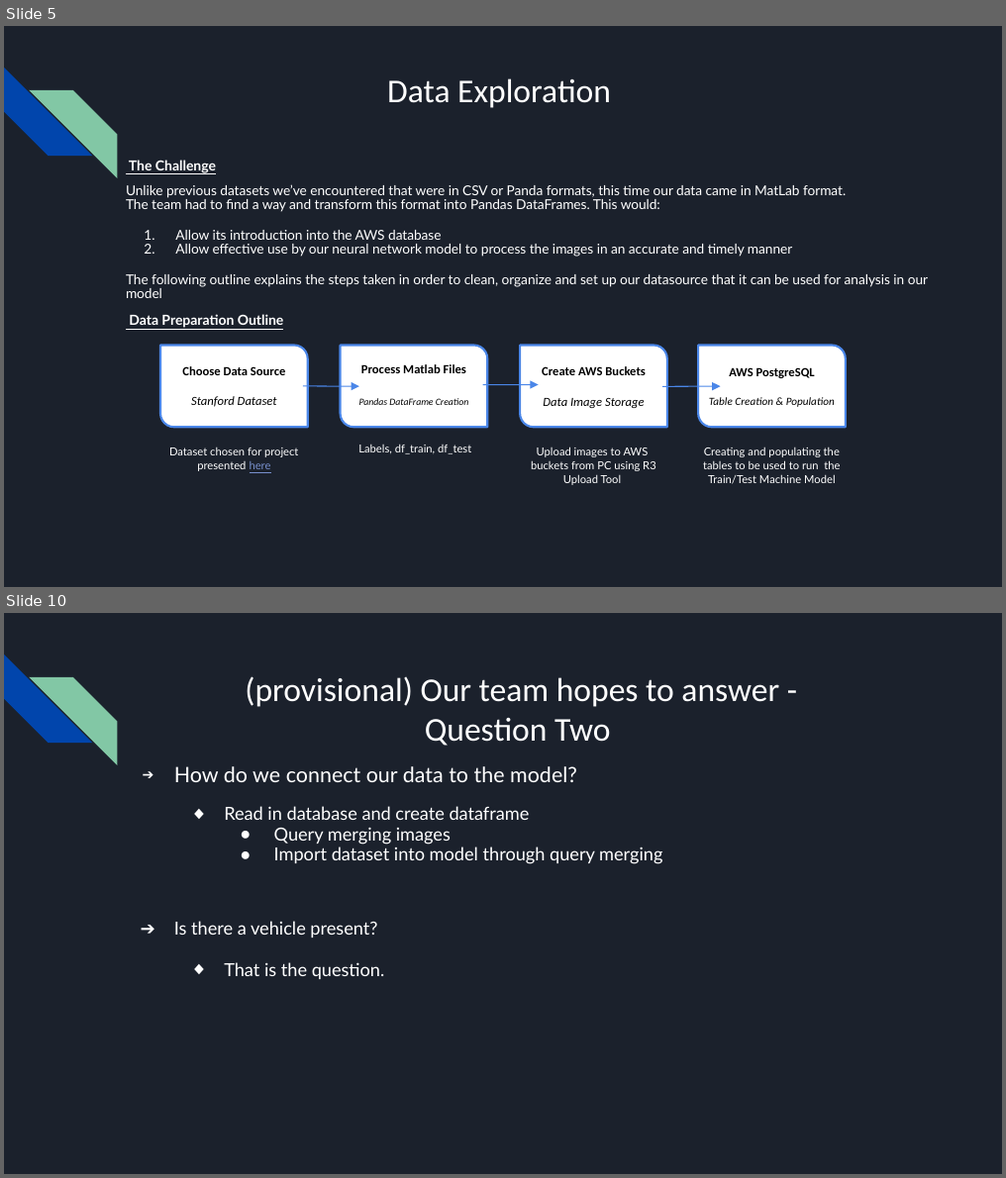
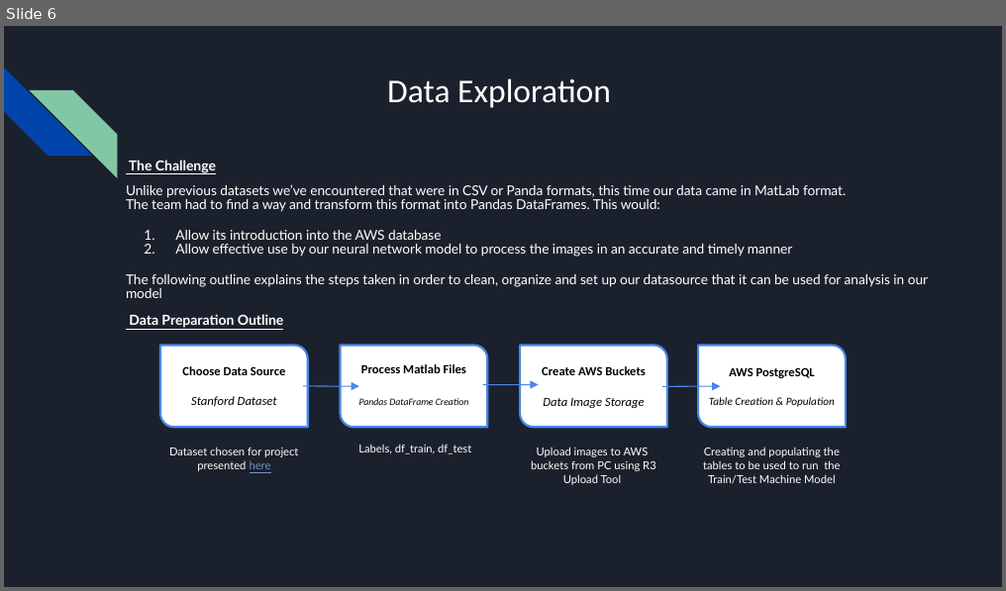
Before and after one commit to jillibus/Vechicle-Identification, a slide deck: Vehicle Identification Draft.pptx. Shown one above the other, each under a label of ours: slides 5 and 10 before the commit, slide 6 after it; the slides between them are not shown. The pictures are 1006x1178 and 1006x591 pixels, drawn with LibreOffice and Linux fonts; fonts in the diff are those of the drawing. Boxes give left, top, right and bottom in pixels: in the first picture for what was removed or moved away, otherwise in the second. Text is boxed around its words. In the diff, an @@ line names an element or a change of style, - is before the commit and + after.

```diff
--- a/Vehicle Identification Draft.pptx
+++ b/Vehicle Identification Draft.pptx
@@ slide 10 removed at <box>4,613,1002,1174</box>, background #1B212C; not listed: 2 template elements that a slide beside it also shows @@
@@ text removed at <box>245,676,779,746</box> @@
-(provisional) Our team hopes to answer - Question Two
@@ text removed at <box>174,766,662,979</box> @@
-➔ How do we connect our data to the model?
-  ◆ Read in database and create dataframe
-    ● Query merging images
-    ● Import dataset into model through query merging
-➔ Is there a vehicle present?
-  ◆ That is the question.
@@ what was slide 5 is now slide 6 @@
```
Also in this commit, not shown: 4 slides changed, 2 slides added, 1 other slide removed.
